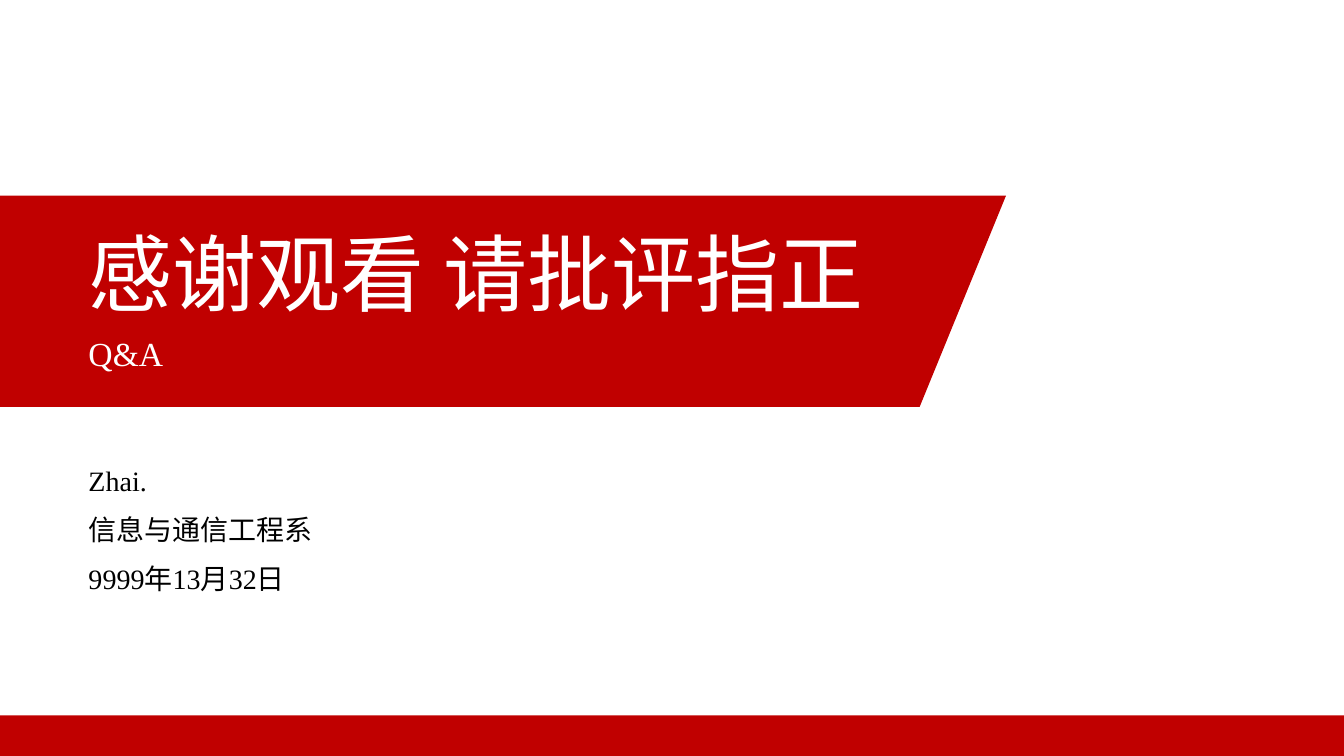
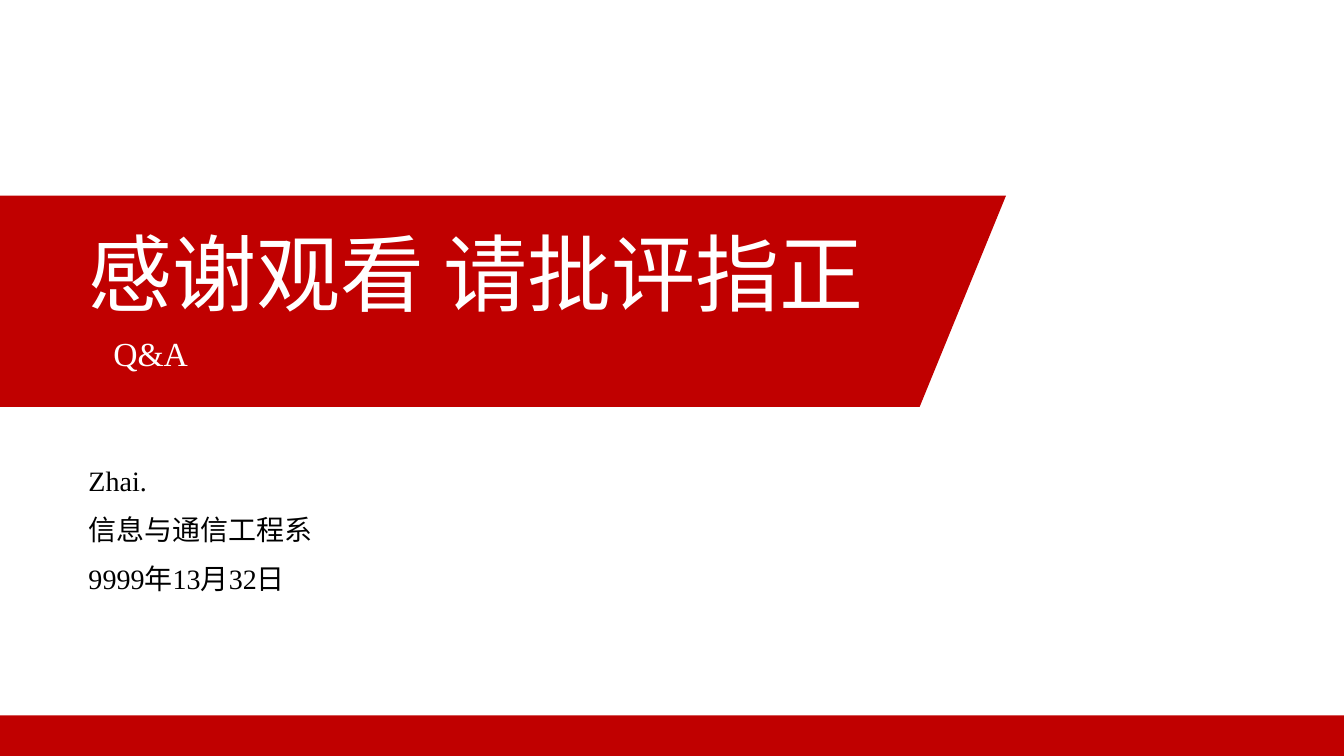
Before and after one commit to OliverZhai1515/HFUT-PPT-Theme, a slide deck: slide 6 of v1简约16-9.pptx. Drawn at 1344x756 pixels with LibreOffice and Linux fonts; fonts in the diff are those of the drawing; background and template pictures are left out. Boxes give left, top, right and bottom in pixels: in the first picture for what was removed or moved away, otherwise in the second. Text is boxed around its words. In the diff, an @@ line names an element or a change of style, - is before the commit and + after.

```diff
--- a/v1简约16-9.pptx
+++ b/v1简约16-9.pptx
@@ text "Q&A": place and size @@
-text "Q&A" at bbox=[88, 343, 163, 372]
+text "Q&A" at bbox=[113, 343, 188, 372]
```
Also in this commit, not shown: 3 other files.
